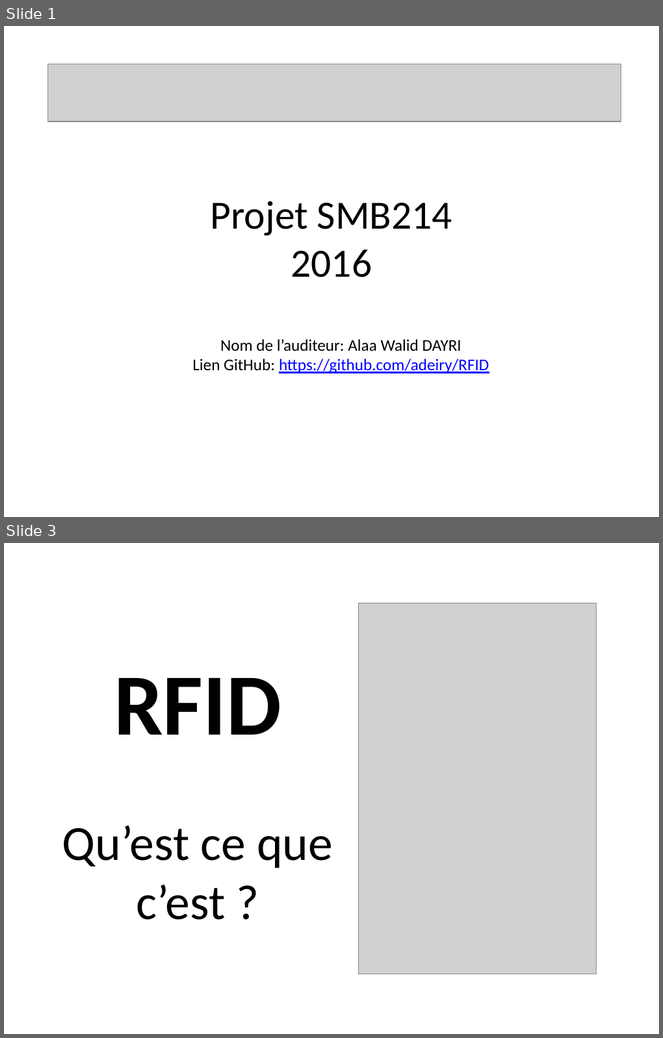
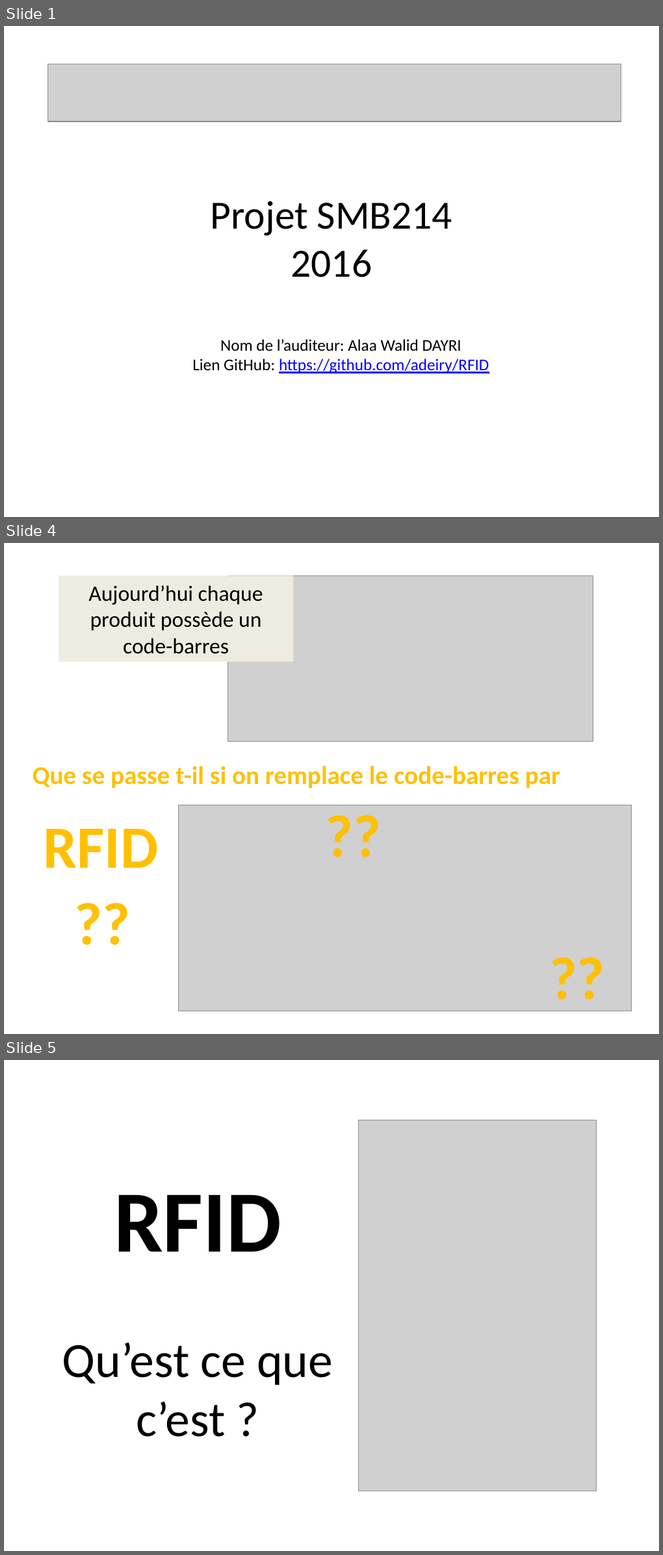
Before and after one commit to adeiry/RFID, a slide deck: RFID.pptx. Shown one above the other, each under a label of ours: slides 1 and 3 before the commit, slides 1, 4 and 5 after it; the slides between them are not shown. The pictures are 663x1038 and 663x1555 pixels, drawn with LibreOffice and Linux fonts; fonts in the diff are those of the drawing; grey boxes stand for pictures. Boxes give left, top, right and bottom in pixels: in the first picture for what was removed or moved away, otherwise in the second. Text is boxed around its words. In the diff, an @@ line names an element or a change of style, - is before the commit and + after.

```diff
--- a/RFID.pptx
+++ b/RFID.pptx
@@ slide 4 added at bbox=[4, 543, 659, 1034], background #FFFFFF @@
@@ rectangle added at bbox=[59, 575, 293, 661], fill #EEECE1, 24 pt, text #000000 @@
+Aujourd’hui chaque produit possède un code-barres
@@ picture added at bbox=[228, 575, 593, 741] @@
@@ text added at bbox=[33, 766, 560, 788], 28 pt, text #FFC000, bold @@
+Que se passe t-il si on remplace le code-barres par
@@ text added at bbox=[287, 794, 419, 873], 66 pt, text #FFC000, bold @@
+??
@@ picture added at bbox=[179, 805, 633, 1011] @@
@@ text added at bbox=[43, 829, 158, 868], 66 pt, text #FFC000, bold @@
+RFID
@@ text added at bbox=[36, 882, 168, 961], 66 pt, text #FFC000, bold @@
+??
@@ text added at bbox=[512, 936, 643, 1016], 66 pt, text #FFC000, bold @@
+??
@@ what was slide 3 is now slide 5 @@
```
Also in this commit, not shown: 1 slide changed, 8 other slides added, 1 slide removed.
